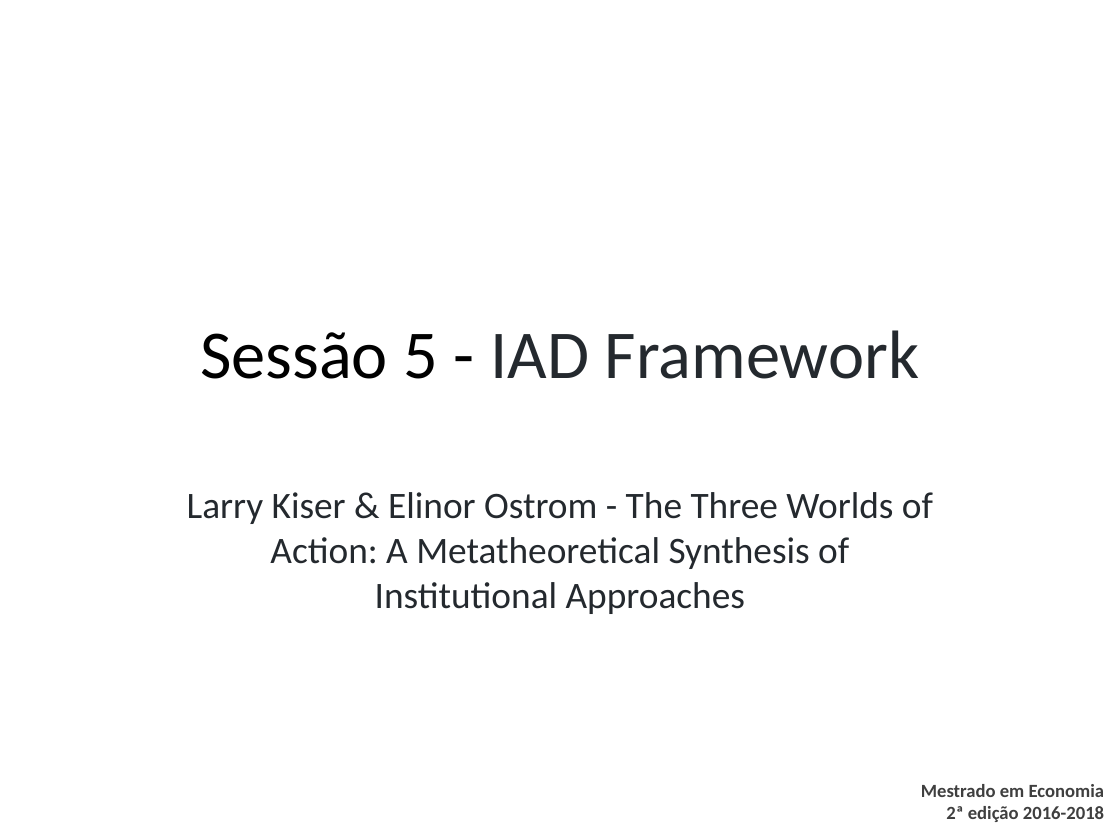
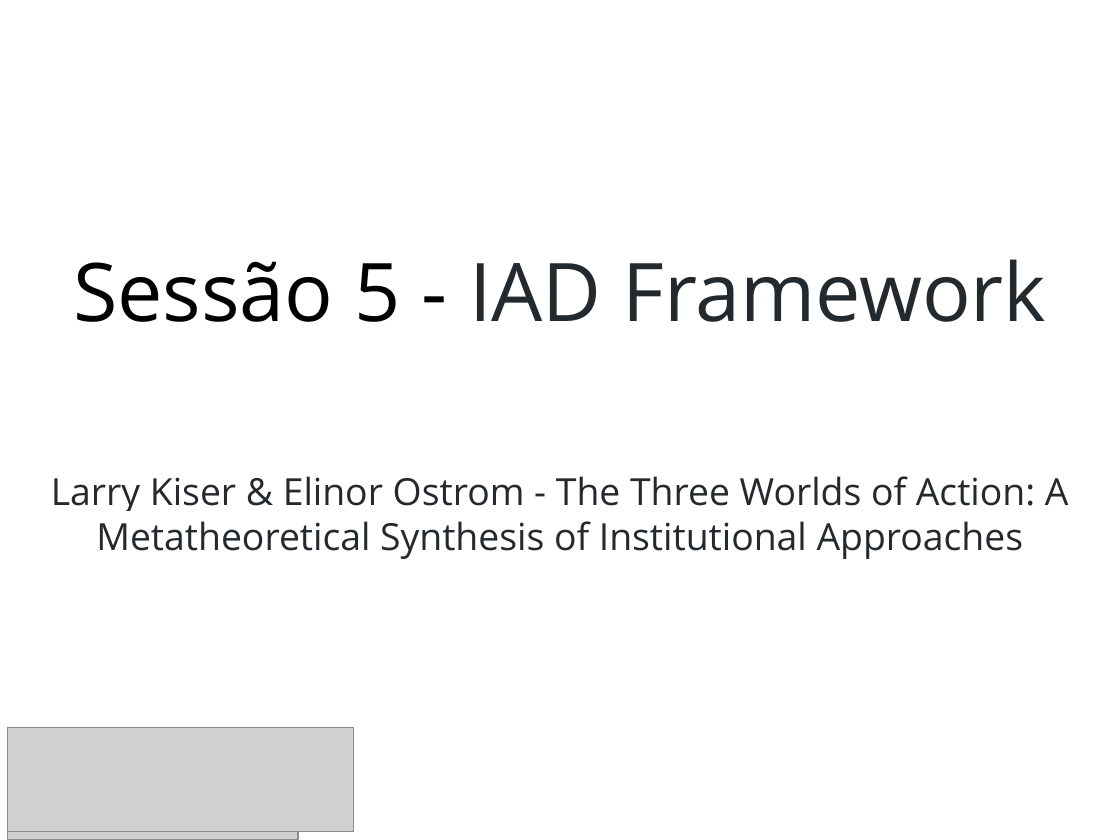
Before and after one commit to danilofreire/omma, a slide deck: slide 1 of sessoes-05-06/sessao-05.pptx. Drawn at 1120x840 pixels with LibreOffice and Linux fonts; fonts in the diff are those of the drawing; grey boxes stand for pictures; background and template pictures are left out. Boxes give left, top, right and bottom in pixels: in the first picture for what was removed or moved away, otherwise in the second. Text is boxed around its words. In the diff, an @@ line names an element or a change of style, - is before the commit and + after.

```diff
--- a/sessoes-05-06/sessao-05.pptx
+++ b/sessoes-05-06/sessao-05.pptx
@@ title "Sessão 5 - IAD Framework": place and size @@
-title "Sessão 5 - IAD Framework" at (200,330,919,379)
+title "Sessão 5 - IAD Framework" at (73,259,1046,322)
@@ title "Sessão 5 - IAD Framework" at (73,259,1046,322): size 44 to 52 pt, font Calibri to Open Sans @@
@@ subtitle "Larry Kiser & Elinor Ostrom ...": place and size @@
-subtitle "Larry Kiser & Elinor Ostrom ..." at (187,492,933,614)
+subtitle "Larry Kiser & Elinor Ostrom ..." at (51,476,1069,559)
@@ subtitle "Larry Kiser & Elinor Ostrom ..." at (51,476,1069,559): font Calibri to Open Sans @@
@@ picture added at (7,727,353,831) @@
@@ picture added at (7,753,298,840) @@
@@ text removed at (921,784,1105,822) @@
-Mestrado em Economia
-2ª edição 2016-2018
```
Also in this commit, not shown: 23 other slides changed, 36 other files.
